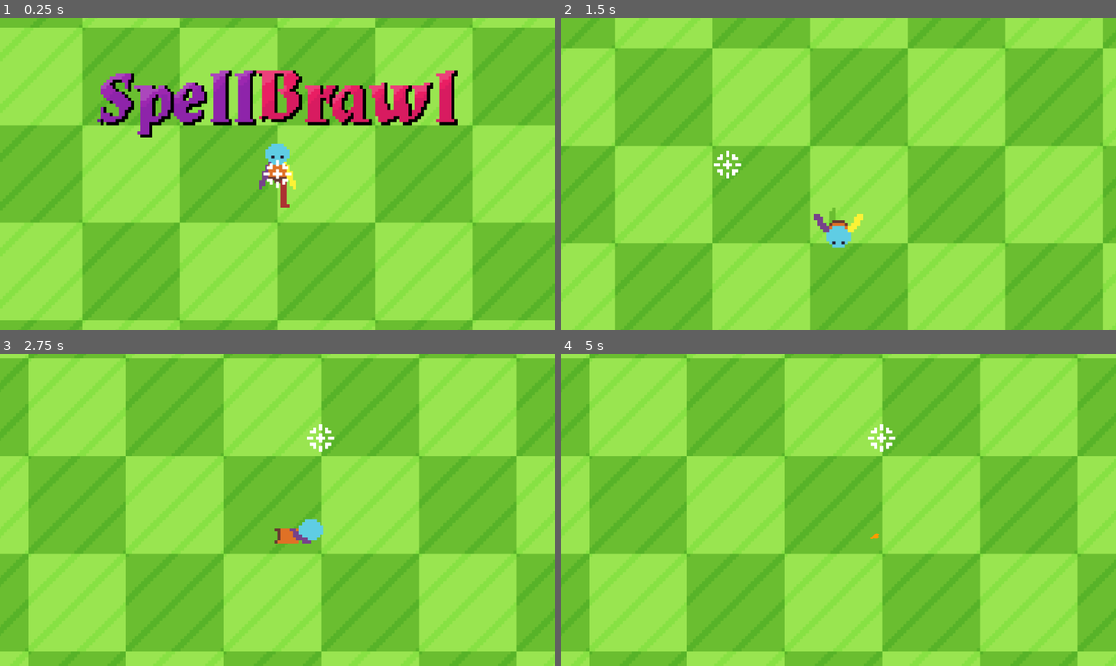
Above: before the commit, frames 1-4 (two rows, left to right).
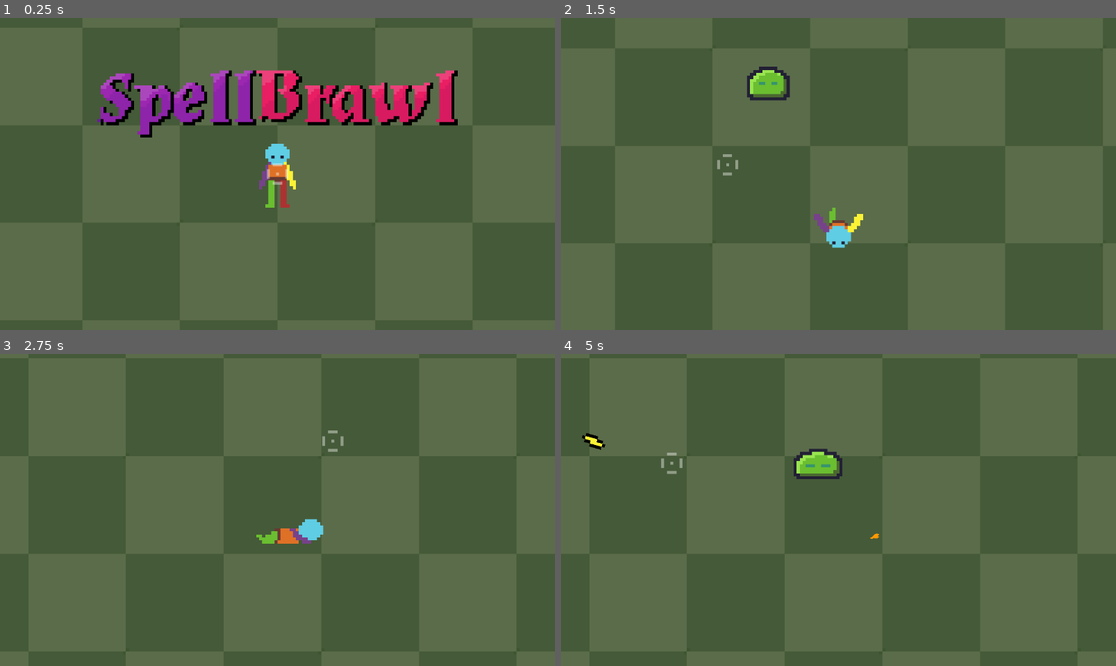
Above: after the commit, the same moments.

Repository: SirNoods/spellbrawl
Game: Godot game, scene res://scenes/game.tscn
Same seed, same stepped clock (60 frames per second), same inputs: the game is played once before the commit and once after it.
Inputs (mouse positions are in pixels of both pictures, inside the frame that each line leads up to):
- Up to frame 1 (0.25 s): no input
- Up to frame 2 (1.5 s): tap Enter at 0.5 s; move the mouse to (960, 158) at 0.52 s; hold D (move_right) 0.53-1.28 s; click (960, 158) at 0.6 s; move the mouse to (727, 189) at 1.27 s; hold S (move_down) from 1.28 s (still down); tap Space (dash) at 1.35 s
- Up to frame 3 (2.75 s): click (166, 525) at 1.55 s; move the mouse to (333, 441) at 2.02 s; release S (move_down) at 2.03 s; hold D (move_right) from 2.03 s (still down); tap Backspace (die) at 2.1 s; click (333, 441) at 2.3 s
- Up to frame 4 (5 s): move the mouse to (810, 572) at 2.77 s; release D (move_right) at 2.78 s; hold W (move_up) 2.78-3.53 s; click (810, 572) at 2.85 s; tap Space (dash) at 3.5, 4.35 s; move the mouse to (1005, 556) at 3.52 s; hold A (move_left) from 3.53 s (still down); click (1005, 556) at 3.6 s; move the mouse to (672, 463) at 4.27 s; click (672, 463) at 4.55 s

The runs differ from the first frame. In frame 1, 93% of the frame differs, in the area x 0-100%, y 0-100%; in frame 2, 99%; in frame 3, 99%; in frame 4, 100%.

Commit message:
added basic enemy and shooting functionality
redid a few sprites while I was at it and made the debug background easier on the eyes

Diff:
--- a/project.godot
+++ b/project.godot
@@ -46,6 +46,11 @@
 "events": [Object(InputEventKey,"resource_local_to_scene":false,"resource_name":"","device":-1,"window_id":0,"alt_press …(195 unchanged characters)…
 ]
 }
+shoot={
+"deadzone": 0.2,
+"events": [Object(InputEventMouseButton,"resource_local_to_scene":false,"resource_name":"","device":-1,"window_id":0,"alt_pressed":false,"shift_pressed":false,"ctrl_pressed":false,"meta_pressed":false,"button_mask":0,"position":Vector2(0, 0),"global_position":Vector2(0, 0),"factor":1.0,"button_index":1,"canceled":false,"pressed":false,"double_click":false,"script":null)
+]
+}
 
 [rendering]
 
--- /dev/null
+++ b/scenes/aim_system.tscn
@@ -0,0 +1,22 @@
+[gd_scene load_steps=3 format=3 uid="uid://c574fx86epd1f"]
+
+[ext_resource type="Script" uid="uid://cg7yv8y65jpl5" path="res://scripts/aim_system.gd" id="1_xxctt"]
+[ext_resource type="Texture2D" uid="uid://ms2vu7b87in5" path="res://assets/sprites/UI/crosshair.png" id="2_ox6cg"]
+
+[node name="AimSystem" type="Node2D"]
+script = ExtResource("1_xxctt")
+aim_range = 100.0
+
+[node name="AimController" type="Node2D" parent="."]
+
+[node name="SpellSpawnpoint" type="Marker2D" parent="AimController"]
+
+[node name="AimOffset" type="Marker2D" parent="."]
+
+[node name="CrosshairSprite" type="Sprite2D" parent="AimOffset"]
+texture = ExtResource("2_ox6cg")
+
+[node name="AttackCooldown" type="Timer" parent="."]
+one_shot = true
+
+[connection signal="timeout" from="AttackCooldown" to="." method="_on_attack_cooldown_timeout"]
--- /dev/null
+++ b/scenes/basic_projectile.tscn
@@ -0,0 +1,25 @@
+[gd_scene load_steps=4 format=3 uid="uid://dvkpxrdd3aeuw"]
+
+[ext_resource type="Texture2D" uid="uid://cd55egjb6hv17" path="res://assets/sprites/magic/lightning.png" id="1_jl3l2"]
+[ext_resource type="Script" uid="uid://bese7y6y75727" path="res://scripts/basic_projectile.gd" id="1_xq3oj"]
+
+[sub_resource type="CapsuleShape2D" id="CapsuleShape2D_xq3oj"]
+radius = 2.0
+height = 8.0
+
+[node name="BasicProjectile" type="Area2D"]
+top_level = true
+collision_layer = 0
+collision_mask = 2
+script = ExtResource("1_xq3oj")
+bullet_speed = 200
+
+[node name="CollisionShape2D" type="CollisionShape2D" parent="."]
+rotation = 1.5708
+shape = SubResource("CapsuleShape2D_xq3oj")
+
+[node name="Sprite2D" type="Sprite2D" parent="."]
+rotation = 1.5708
+texture = ExtResource("1_jl3l2")
+
+[connection signal="body_entered" from="." to="." method="_on_body_entered"]
--- a/scenes/game.tscn
+++ b/scenes/game.tscn
@@ -1,8 +1,9 @@
-[gd_scene load_steps=6 format=3 uid="uid://cb3u7k67b2t3f"]
+[gd_scene load_steps=7 format=3 uid="uid://cb3u7k67b2t3f"]
 
 [ext_resource type="PackedScene" uid="uid://cb6rb1rtg4flx" path="res://scenes/player.tscn" id="1_uwrxv"]
 [ext_resource type="PackedScene" uid="uid://c78b41p3lltbn" path="res://scenes/basic_background.tscn" id="2_yqjtg"]
 [ext_resource type="Texture2D" uid="uid://cfwlgmisi6dv3" path="res://assets/GUI/spellbrawltitle.png" id="3_lnu2h"]
+[ext_resource type="PackedScene" uid="uid://nvminsbq3acm" path="res://scenes/mob_slime.tscn" id="4_lbhrr"]
 
 [sub_resource type="FastNoiseLite" id="FastNoiseLite_uwrxv"]
 
@@ -13,13 +14,6 @@
 
 [node name="Node2D" parent="." instance=ExtResource("2_yqjtg")]
 
-[node name="Player" parent="." instance=ExtResource("1_uwrxv")]
-
-[node name="Camera2D" type="Camera2D" parent="Player"]
-zoom = Vector2(6.335, 6.335)
-position_smoothing_enabled = true
-position_smoothing_speed = 20.0
-
 [node name="Sprite2D" type="Sprite2D" parent="."]
 visible = false
 z_index = -2
@@ -28,3 +22,25 @@
 [node name="Spellbrawltitle" type="Sprite2D" parent="."]
 position = Vector2(0, -23)
 texture = ExtResource("3_lnu2h")
+
+[node name="MobSlime2" parent="." instance=ExtResource("4_lbhrr")]
+position = Vector2(-154, 32)
+
+[node name="MobSlime3" parent="." instance=ExtResource("4_lbhrr")]
+position = Vector2(-113, -77)
+
+[node name="MobSlime4" parent="." instance=ExtResource("4_lbhrr")]
+position = Vector2(32, -87)
+
+[node name="MobSlime5" parent="." instance=ExtResource("4_lbhrr")]
+position = Vector2(59, 71)
+
+[node name="MobSlime" parent="." instance=ExtResource("4_lbhrr")]
+position = Vector2(143, -12)
+
+[node name="Player" parent="." instance=ExtResource("1_uwrxv")]
+
+[node name="Camera2D" type="Camera2D" parent="Player"]
+zoom = Vector2(6.335, 6.335)
+position_smoothing_enabled = true
+position_smoothing_speed = 20.0
--- /dev/null
+++ b/scenes/mob_slime.tscn
@@ -0,0 +1,59 @@
+[gd_scene load_steps=9 format=3 uid="uid://nvminsbq3acm"]
+
+[ext_resource type="Script" uid="uid://chyp54v334ilc" path="res://scripts/mob_slime.gd" id="1_0gehn"]
+[ext_resource type="Texture2D" uid="uid://cfa1o1c5nob3d" path="res://assets/sprites/mobs/slime/slime_squishwalk.png" id="2_aranj"]
+
+[sub_resource type="AtlasTexture" id="AtlasTexture_8mx5l"]
+atlas = ExtResource("2_aranj")
+region = Rect2(0, 0, 16, 16)
+
+[sub_resource type="AtlasTexture" id="AtlasTexture_d4rn4"]
+atlas = ExtResource("2_aranj")
+region = Rect2(16, 0, 16, 16)
+
+[sub_resource type="AtlasTexture" id="AtlasTexture_c8mfv"]
+atlas = ExtResource("2_aranj")
+region = Rect2(32, 0, 16, 16)
+
+[sub_resource type="AtlasTexture" id="AtlasTexture_h828t"]
+atlas = ExtResource("2_aranj")
+region = Rect2(48, 0, 16, 16)
+
+[sub_resource type="SpriteFrames" id="SpriteFrames_8wphe"]
+animations = [{
+"frames": [{
+"duration": 1.0,
+"texture": SubResource("AtlasTexture_8mx5l")
+}, {
+"duration": 1.0,
+"texture": SubResource("AtlasTexture_d4rn4")
+}, {
+"duration": 1.0,
+"texture": SubResource("AtlasTexture_c8mfv")
+}, {
+"duration": 1.0,
+"texture": SubResource("AtlasTexture_h828t")
+}],
+"loop": true,
+"name": &"default",
+"speed": 5.0
+}]
+
+[sub_resource type="CircleShape2D" id="CircleShape2D_b7hob"]
+radius = 7.0
+
+[node name="MobSlime" type="CharacterBody2D"]
+collision_layer = 2
+collision_mask = 3
+platform_floor_layers = 4294967040
+script = ExtResource("1_0gehn")
+movement_speed = 40
+
+[node name="AnimatedSprite2D" type="AnimatedSprite2D" parent="."]
+sprite_frames = SubResource("SpriteFrames_8wphe")
+autoplay = "default"
+frame = 1
+frame_progress = 0.905977
+
+[node name="CollisionShape2D" type="CollisionShape2D" parent="."]
+shape = SubResource("CircleShape2D_b7hob")
--- a/scenes/player.tscn
+++ b/scenes/player.tscn
@@ -18,7 +18,7 @@
 [ext_resource type="Texture2D" uid="uid://deau8wfy7q3e0" path="res://assets/sprites/tdtemplate/SpriteSheets/2_Template_Run_Left-Sheet.png" id="14_dt7fs"]
 [ext_resource type="Texture2D" uid="uid://v87l5pownjyk" path="res://assets/sprites/tdtemplate/SpriteSheets/2_Template_Run_Right-Sheet.png" id="15_wqfne"]
 [ext_resource type="Texture2D" uid="uid://dl61a0o8fecpo" path="res://assets/sprites/tdtemplate/SpriteSheets/2_Template_Run_Up-Sheet.png" id="16_wnwbv"]
-[ext_resource type="Texture2D" uid="uid://ms2vu7b87in5" path="res://assets/sprites/UI/crosshair.png" id="19_4r5pv"]
+[ext_resource type="PackedScene" uid="uid://c574fx86epd1f" path="res://scenes/aim_system.tscn" id="19_4r5pv"]
 
 [sub_resource type="FastNoiseLite" id="FastNoiseLite_4r5pv"]
 frequency = 0.0249
@@ -1052,17 +1052,16 @@
 height = 22.0
 
 [node name="Player" type="CharacterBody2D"]
+platform_floor_layers = 4294967040
 script = ExtResource("1_qfm1y")
 dash_speed = 500.0
-aim_range = 80.0
 
 [node name="AnimatedSprite2D" type="AnimatedSprite2D" parent="."]
 material = SubResource("ShaderMaterial_i4ail")
 sprite_frames = SubResource("SpriteFrames_vsqmb")
 animation = &"dash_up"
 autoplay = "idle_down"
-frame = 6
-frame_progress = 0.761
+frame_progress = 0.680947
 
 [node name="AnimationPlayer" type="AnimationPlayer" parent="AnimatedSprite2D"]
 root_node = NodePath("../..")
@@ -1084,12 +1083,7 @@
 wait_time = 4.0
 one_shot = true
 
-[node name="AimOffset" type="Node2D" parent="."]
-
-[node name="CrosshairTexture" type="Sprite2D" parent="AimOffset"]
-texture = ExtResource("19_4r5pv")
-
-[node name="AimController" type="Node2D" parent="."]
+[node name="AimSystem" parent="." instance=ExtResource("19_4r5pv")]
 
 [connection signal="timeout" from="DashTimer" to="." method="_on_dash_timer_timeout"]
 [connection signal="timeout" from="DashCooldown" to="." method="_on_dash_cooldown_timeout"]
--- /dev/null
+++ b/scripts/aim_system.gd
@@ -0,0 +1,74 @@
+extends Node2D
+
+class_name AimSystem
+
+@export var aim_range := 40.0
+@export var projectile_scene : PackedScene
+@export var attack_cooldown := 0.3
+@onready var attack_cooldown_timer: Timer = $AttackCooldown  # Explicit timer reference
+
+
+var can_attack := true
+var player : Node2D
+
+func _ready():
+	player = get_parent()
+	assert(player, "AimSystem must be a child of Player")
+	assert(attack_cooldown_timer, "Missing AttackCooldown timer node")
+
+func _physics_process(_delta):
+	if !player: return
+
+	# Mouse aiming
+	var mouse_pos := get_global_mouse_position()
+	var to_mouse := mouse_pos - global_position
+	var distance := to_mouse.length()
+	# Determine final position
+	var aim_pos: Vector2
+	if distance <= aim_range:
+		aim_pos = mouse_pos  # Use exact mouse position when within range
+	else:
+		aim_pos = global_position + (to_mouse.normalized() * aim_range)  # Clamp to max range
+
+	# Update aiming
+	$AimController.look_at(aim_pos)
+	$AimOffset.position = (aim_pos - global_position)  # Will be exact mouse pos or clamped
+
+
+	# Shooting
+	if Input.is_action_just_pressed("shoot") and can_attack:
+		shoot()
+
+func shoot():
+	can_attack = false
+	$AttackCooldown.start(attack_cooldown)
+	const BULLET = preload("res://scenes/basic_projectile.tscn")
+	var new_projectile = BULLET.instantiate()
+	new_projectile.global_position = $AimController/SpellSpawnpoint.global_position
+	new_projectile.global_rotation = $AimController/SpellSpawnpoint.global_rotation
+	$AimController/SpellSpawnpoint.add_child(new_projectile)
+
+
+func _on_attack_cooldown_timeout():
+	can_attack = true
+
+
+
+"""
+func update_aiming(delta: float):
+	var mouse_pos := get_global_mouse_position()
+	var to_mouse := mouse_pos - global_position
+	var distance := to_mouse.length()
+	# Determine final position
+	var aim_pos: Vector2
+	if distance <= aim_range:
+		aim_pos = mouse_pos  # Use exact mouse position when within range
+	else:
+		aim_pos = global_position + (to_mouse.normalized() * aim_range)  # Clamp to max range
+
+	# Update aiming
+	$AimController.look_at(aim_pos)
+	$AimOffset.position = (aim_pos - global_position)  # Will be exact mouse pos or clamped
+
+
+"""
--- /dev/null
+++ b/scripts/basic_projectile.gd
@@ -0,0 +1,13 @@
+extends Area2D
+
+@export var bullet_speed = 100
+
+func _physics_process(delta: float) -> void:
+	var direction = Vector2.RIGHT.rotated(rotation)
+	position += direction * bullet_speed * delta
+
+
+func _on_body_entered(body):
+	queue_free()
+	if body.has_method("take_damage"):
+		body.take_damage()
--- /dev/null
+++ b/scripts/mob_slime.gd
@@ -0,0 +1,13 @@
+extends CharacterBody2D
+
+@onready var player = get_node("/root/game/Player/")
+
+@export var movement_speed = 1
+
+func _physics_process(delta: float) -> void:
+	var direction  = global_position.direction_to(player.global_position)
+	velocity = direction * movement_speed
+	move_and_slide()
+
+func take_damage():
+	queue_free()
--- a/scripts/player.gd
+++ b/scripts/player.gd
@@ -6,7 +6,7 @@
 @export var dash_speed : float = 600
 @export var dash_duration : float = 0.2
 @export var dash_cooldown : float = 1.0
-@export var aim_range : float = 40.0
+
 
 # --- States ---
 enum State {IDLE, RUNNING, DASHING, DYING}
@@ -41,10 +41,6 @@
 			handle_dying()
 
 	move_and_slide()
-
-	# Handle Aiming (skip during Dying)
-	if current_state != State.DYING:
-		update_aiming(delta)
 
 # --- State Handlers ---
 func handle_idle(input_dir: Vector2):
@@ -83,21 +79,6 @@
 func handle_dying():
 	velocity = Vector2.ZERO
 
-func update_aiming(delta: float):
-	var mouse_pos := get_global_mouse_position()
-	var camera := get_viewport()
-	var to_mouse := mouse_pos - global_position
-	var distance := to_mouse.length()
-	# Determine final position
-	var aim_pos: Vector2
-	if distance <= aim_range:
-		aim_pos = mouse_pos  # Use exact mouse position when within range
-	else:
-		aim_pos = global_position + (to_mouse.normalized() * aim_range)  # Clamp to max range
-
-	# Update aiming
-	$AimController.look_at(aim_pos)
-	$AimOffset.position = (aim_pos - global_position)  # Will be exact mouse pos or clamped
 
 # --- Helper Functions ---
 func die():
--- a/shaders/dissolve.tres
+++ b/shaders/dissolve.tres
@@ -22,12 +22,12 @@
 default_input_values = [0, 0.0, 1, 0.1]
 
 [sub_resource type="VisualShaderNodeFrame" id="VisualShaderNodeFrame_qwixw"]
-size = Vector2(724, 505)
+size = Vector2(724, 222)
 title = "Noisetexture"
 attached_nodes = PackedInt32Array(11, 2, 3)
 
 [sub_resource type="VisualShaderNodeFrame" id="VisualShaderNodeFrame_c4sue"]
-size = Vector2(784, 516)
+size = Vector2(784, 302)
 title = "outline"
 attached_nodes = PackedInt32Array(14, 13, 12)
 
@@ -155,7 +155,6 @@
 
 }
 "
-graph_offset = Vector2(-47.4802, -41.7258)
 mode = 1
 flags/light_only = false
 nodes/fragment/0/position = Vector2(1920, 260)
Binary file changed: assets/environment/basic_tile.png
Binary file changed: assets/sprites/UI/crosshair.png
Binary file added: assets/sprites/magic/lightning.png
Not shown, added: assets/sprites/magic/lightning.png.import
Binary file added: assets/sprites/mobs/slime/slime_squishwalk.png
Not shown, added: assets/sprites/mobs/slime/slime_squishwalk.png.import
Not shown, added: scripts/aim_system.gd.uid
Not shown, added: scripts/basic_projectile.gd.uid
Not shown, added: scripts/mob_slime.gd.uid
Not shown, added: scenes/game.tscn616821927.tmp
Not shown, added: scenes/game.tscn621791352.tmp
